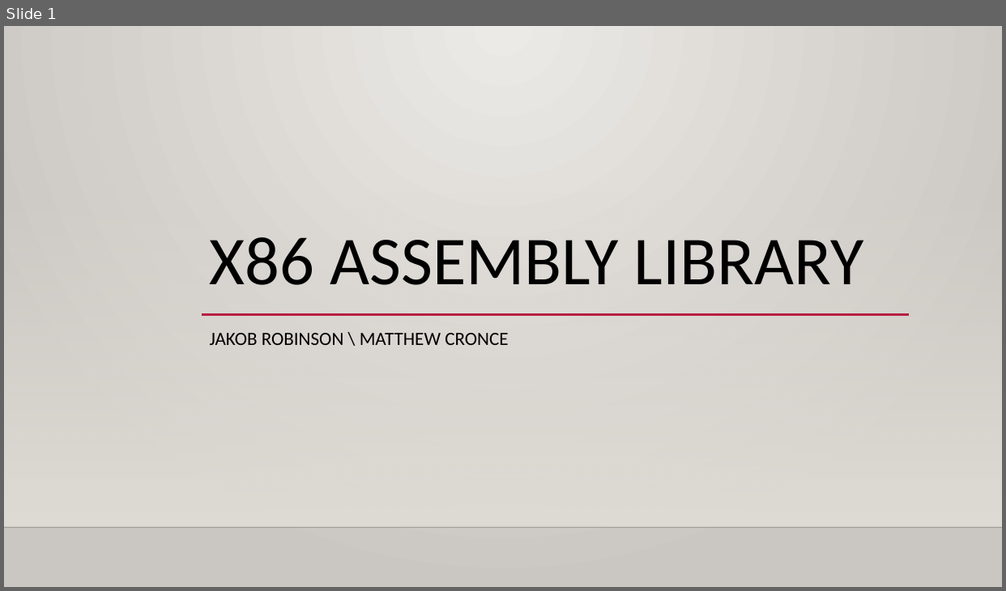
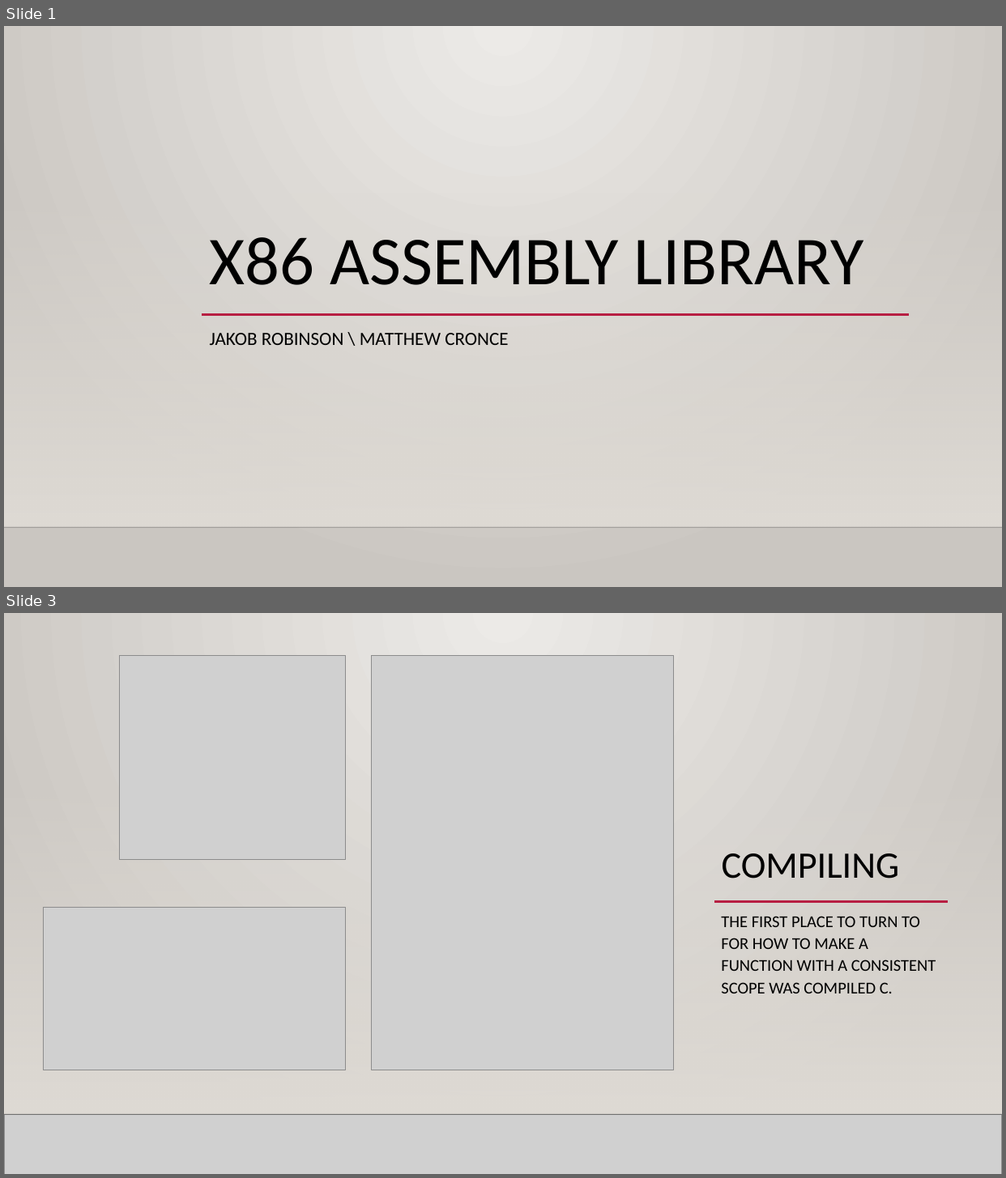
Before and after one commit to jarum3/Final, a slide deck: FinalPresentation.pptx. Shown one above the other, each under a label of ours: slide 1 before the commit, slides 1 and 3 after it; the slides between them are not shown. The pictures are 1006x591 and 1006x1178 pixels, drawn with LibreOffice and Linux fonts; fonts in the diff are those of the drawing; grey boxes stand for pictures; background and template pictures are left out. Boxes give left, top, right and bottom in pixels: in the first picture for what was removed or moved away, otherwise in the second. Text is boxed around its words. In the diff, an @@ line names an element or a change of style, - is before the commit and + after.

```diff
--- a/FinalPresentation.pptx
+++ b/FinalPresentation.pptx
@@ slide 3 added at <box>4,613,1002,1174</box>, background gradient #ECEAE7 to #CAC7C1; not listed: 2 template elements that a slide beside it also shows @@
@@ rectangle added at <box>4,613,1002,1174</box>, fill gradient #ECEAE7 to #CAC7C1 @@
@@ picture added at <box>119,656,345,860</box> @@
@@ picture added at <box>372,656,674,1071</box> @@
@@ rectangle added at <box>4,778,1002,1114</box>, fill gradient #DFDBD5 @@
@@ rectangle added at <box>4,778,1002,1114</box>, fill gradient #DFDBD5 @@
@@ line added from (123, 764) to (910, 764), #B71E42 2.5 pt @@
@@ title added at <box>722,854,900,879</box>, 36 pt, text #000000 @@
+COMPILING
@@ line added from (202, 902) to (909, 902), #B71E42 2.5 pt @@
@@ line added from (714, 902) to (948, 902), #B71E42 2.5 pt @@
@@ picture added at <box>44,907,345,1071</box> @@
@@ text added at <box>721,916,936,994</box>, 16 pt, text #000000 @@
+THE FIRST PLACE TO TURN TO FOR HOW TO MAKE A FUNCTION WITH A CONSISTENT SCOPE WAS COMPILED C.
@@ line added from (4, 1114) to (1002, 1114), #000001 1 pt @@
@@ picture added at <box>4,1114,1002,1174</box> @@
@@ line added from (4, 1114) to (1002, 1114), #000001 1 pt @@
```
Also in this commit, not shown: 4 other slides added.
